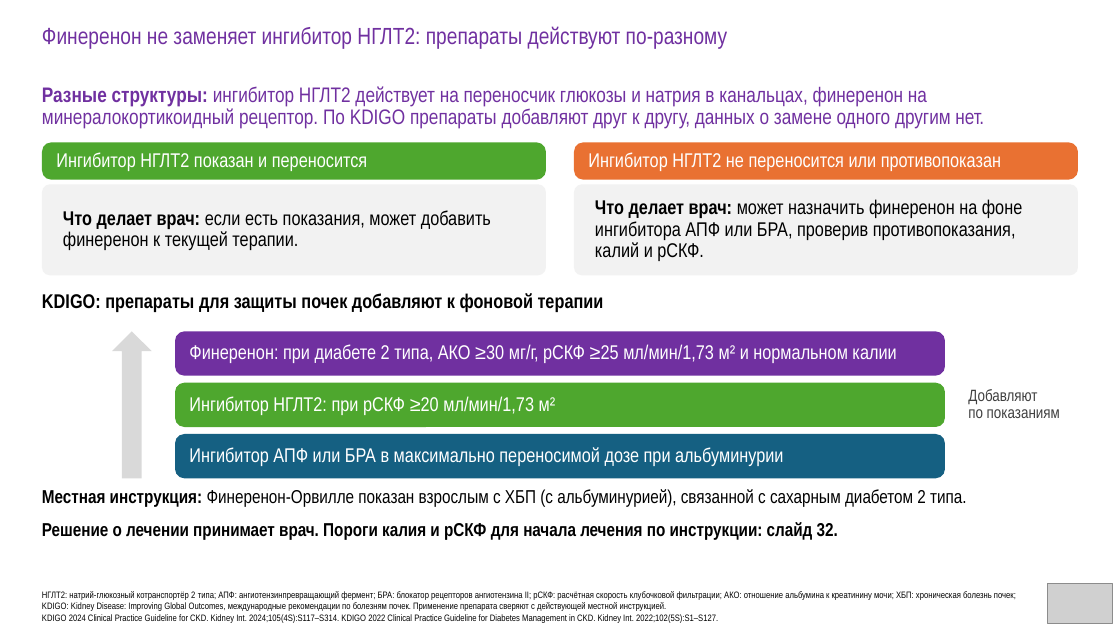
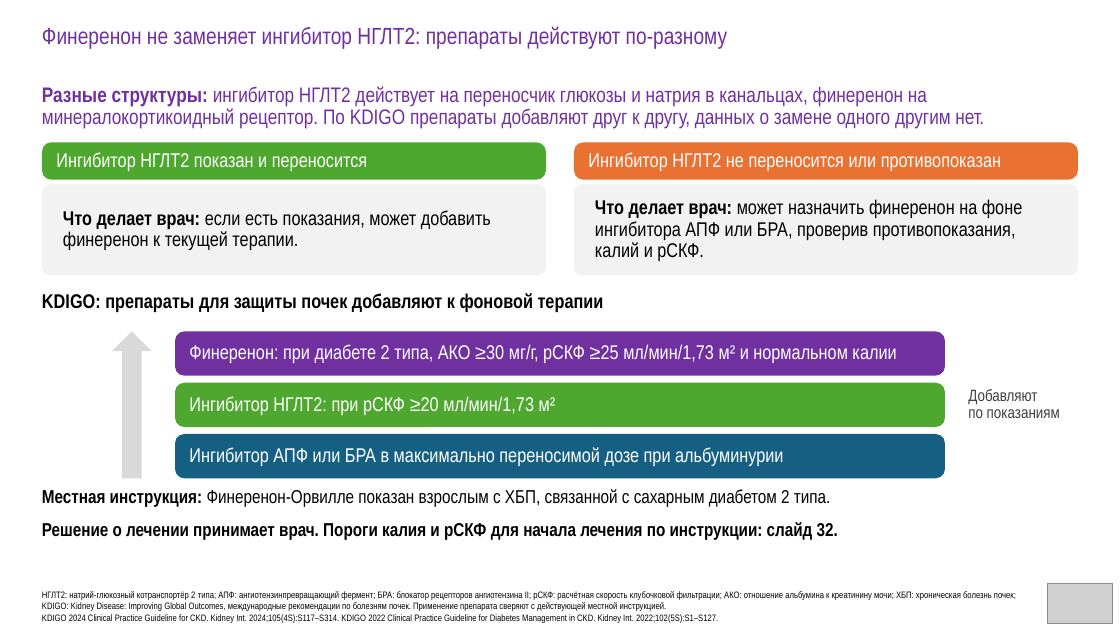
Before and after one commit to drabdulbosit1-eng/my-test-cloud, a slide deck: slide 27 of finerenone/Finerenone_Levin_reviewed.pptx. Drawn at 1120x630 pixels with LibreOffice and Linux fonts; fonts in the diff are those of the drawing; grey boxes stand for pictures. Boxes give left, top, right and bottom in pixels: in the first picture for what was removed or moved away, otherwise in the second. Text is boxed around its words. In the diff, an @@ line names an element or a change of style, - is before the commit and + after.

```diff
--- a/finerenone/Finerenone_Levin_reviewed.pptx
+++ b/finerenone/Finerenone_Levin_reviewed.pptx
@@ text at (42, 489, 831, 507): text changed @@
-Местная инструкция: Финеренон-Орвилле показан взрослым с ХБП (с альбуминурией), связанной с сахарным диабетом 2 типа.
+Местная инструкция: Финеренон-Орвилле показан взрослым с ХБП, связанной с сахарным диабетом 2 типа.
```
Also in this commit, not shown: 9 other slides changed, 5 other files.
